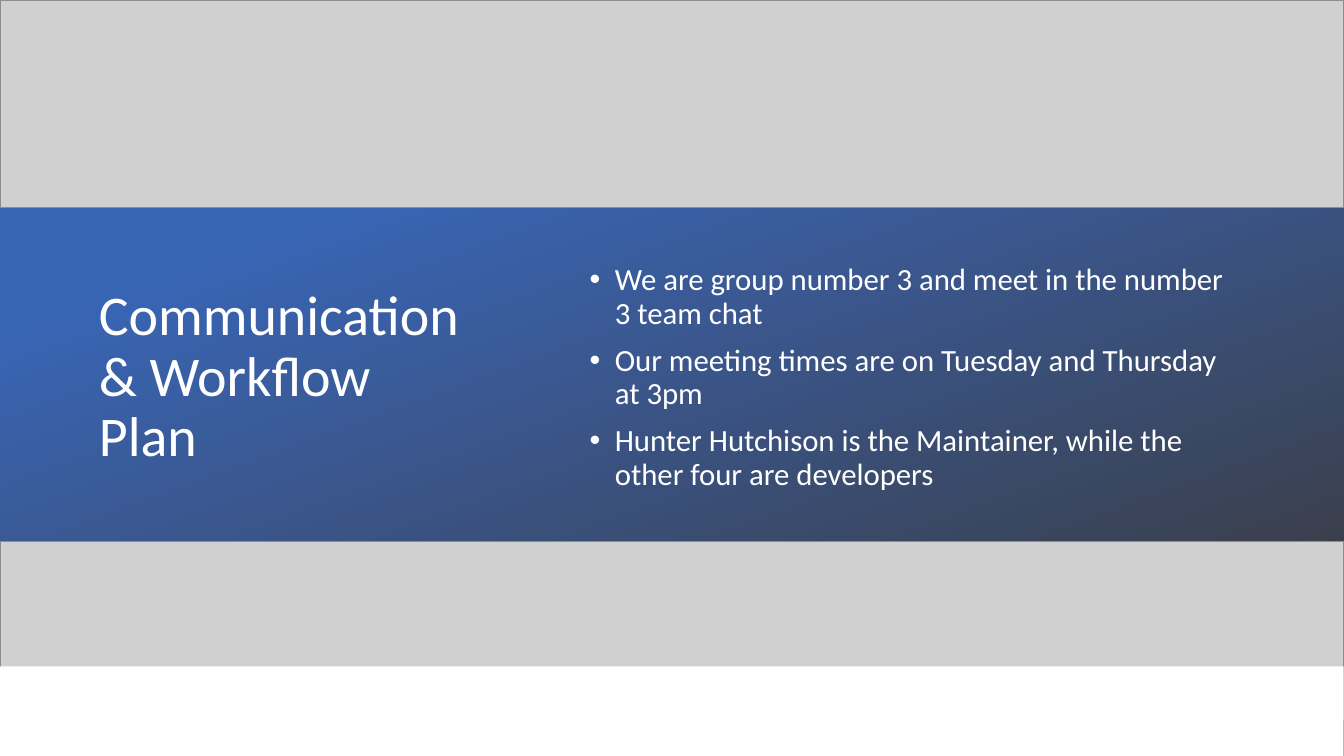
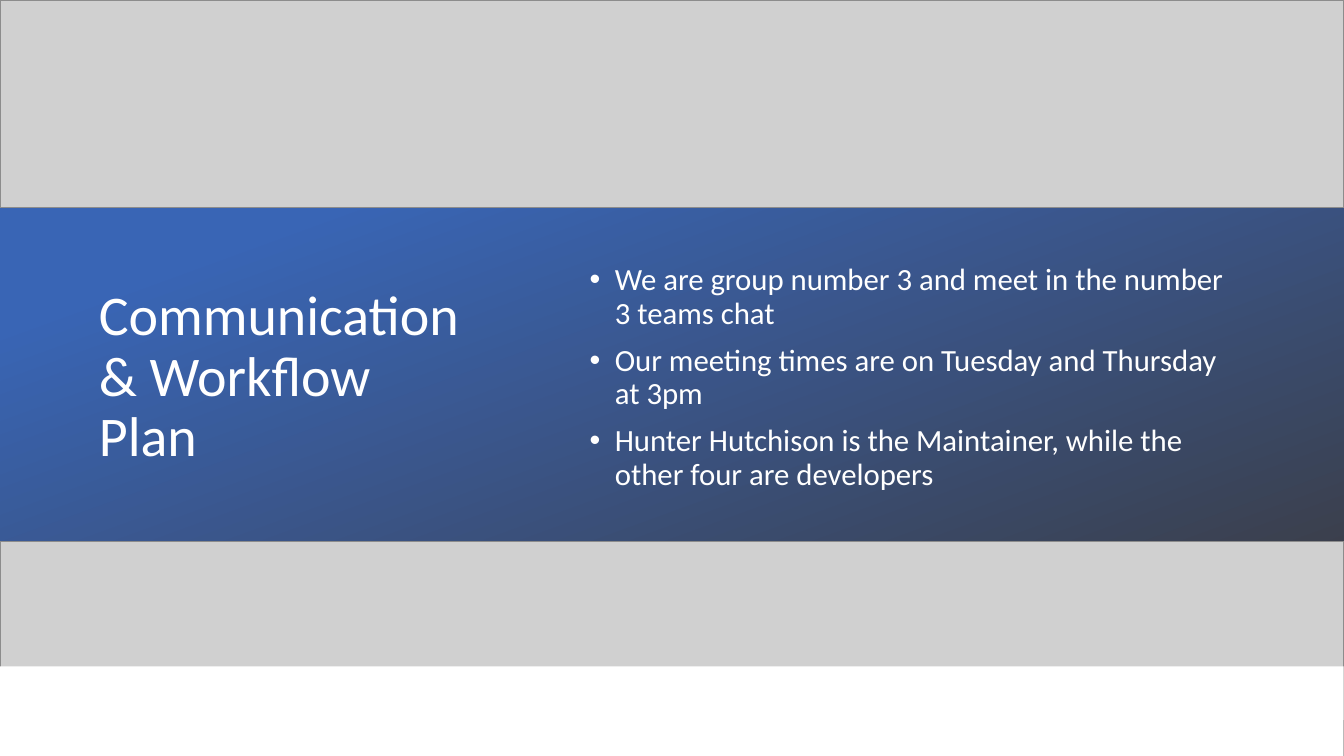
Before and after one commit to Mic-Check-2-Cruise-Control/root, a slide deck: slide 7 of Team Project Analysis-Milestone 2.pptx. Drawn at 1344x756 pixels with LibreOffice and Linux fonts; fonts in the diff are those of the drawing; grey boxes stand for pictures. Boxes give left, top, right and bottom in pixels: in the first picture for what was removed or moved away, otherwise in the second. Text is boxed around its words. In the diff, an @@ line names an element or a change of style, - is before the commit and + after.

```diff
--- a/Team Project Analysis-Milestone 2.pptx
+++ b/Team Project Analysis-Milestone 2.pptx
@@ text at [615, 268, 1223, 325]: text changed @@
-• We are group number 3 and meet in the number 3 team chat
+• We are group number 3 and meet in the number 3 teams chat
```
Also in this commit, not shown: 4 other slides changed.
